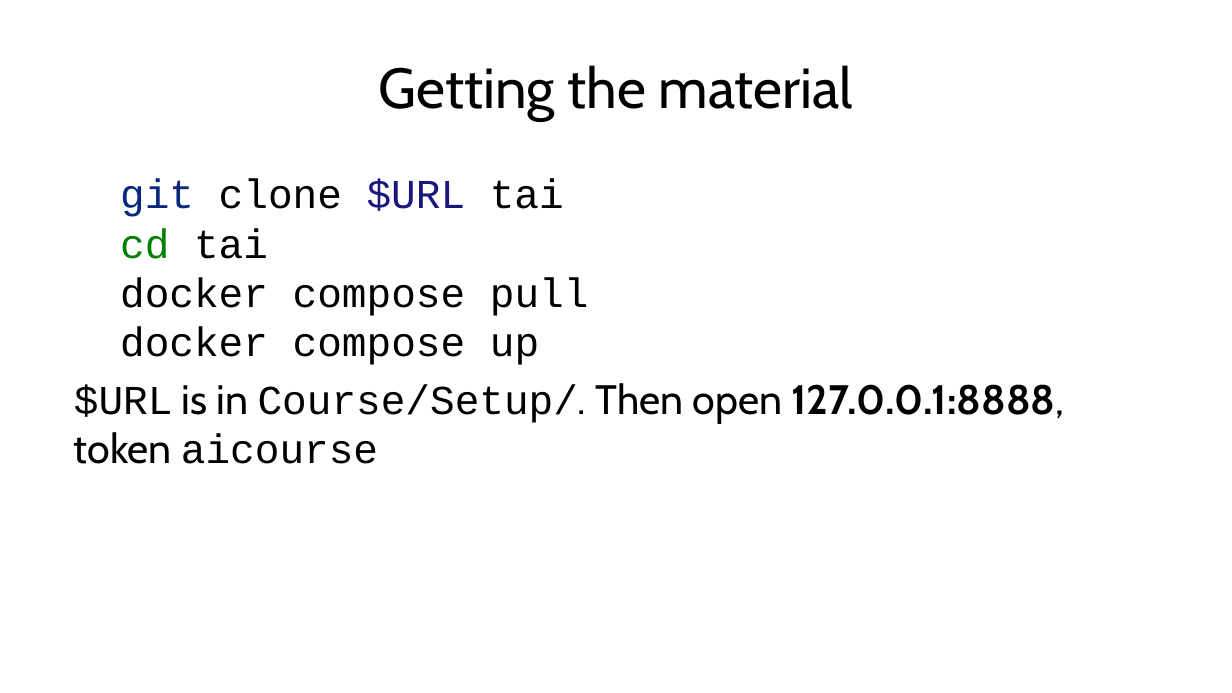
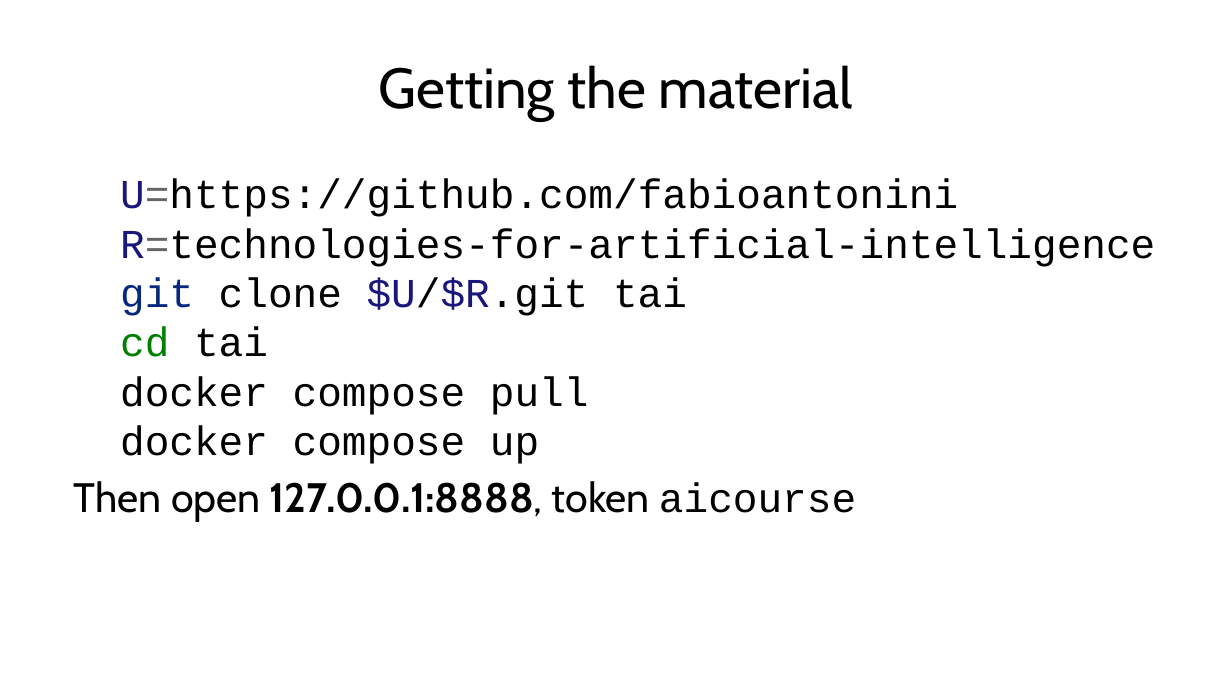
Before and after one commit to fabioantonini/technologies-for-artificial-intelligence, a slide deck: slide 8 of Lessons/01_introduction_and_workflow/Slides/introduction_and_workflow_slides.pptx. Drawn at 1232x693 pixels with LibreOffice and Linux fonts; fonts in the diff are those of the drawing; background and template pictures are left out. Boxes give left, top, right and bottom in pixels: in the first picture for what was removed or moved away, otherwise in the second. Text is boxed around its words. In the diff, an @@ line names an element or a change of style, - is before the commit and + after.

```diff
--- a/Lessons/01_introduction_and_workflow/Slides/introduction_and_workflow_slides.pptx
+++ b/Lessons/01_introduction_and_workflow/Slides/introduction_and_workflow_slides.pptx
@@ text at (x1=74, y1=179, x2=1155, y2=522): text changed @@
-git clone $URL tai
-cd tai
-docker compose pull
-docker compose up
-$URL is in Course/Setup/. Then open 127.0.0.1:8888, token aicourse
+U=https://github.com/fabioantonini
+R=technologies-for-artificial-intelligence
+git clone $U/$R.git tai
+cd tai
+docker compose pull
+docker compose up
+Then open 127.0.0.1:8888, token aicourse
```
Also in this commit, not shown: 3 other files.
